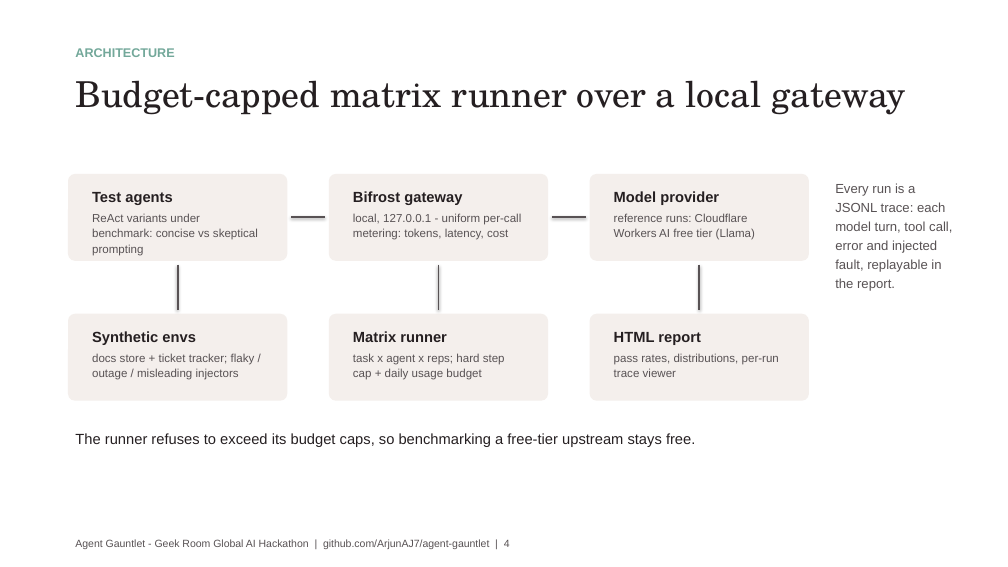
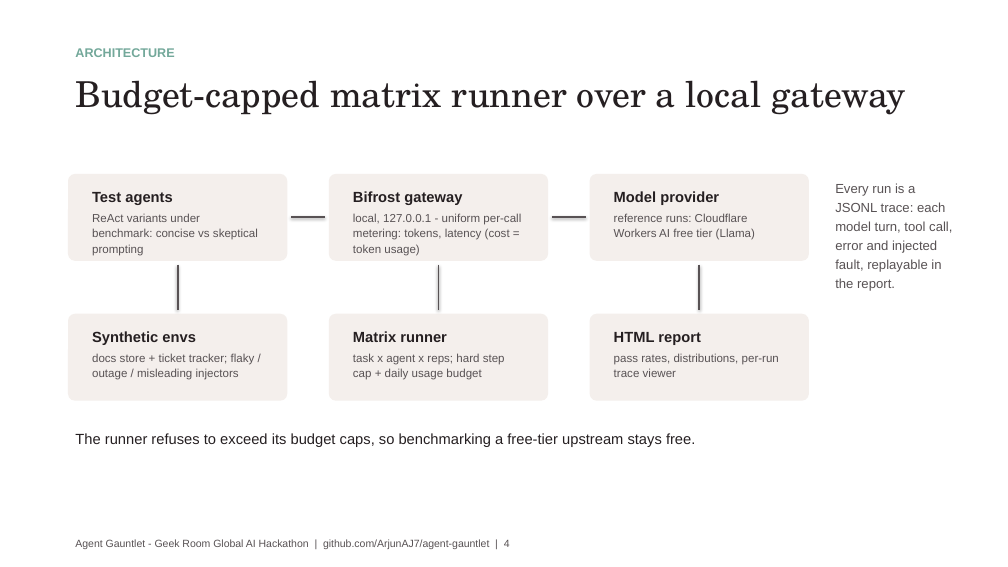
Before and after one commit to ArjunAJ7/agent-gauntlet, a slide deck: slide 4 of docs/AgentGauntlet-GeekRoom.pptx. Drawn at 1008x567 pixels with LibreOffice and Linux fonts; fonts in the diff are those of the drawing. Boxes give left, top, right and bottom in pixels: in the first picture for what was removed or moved away, otherwise in the second. Text is boxed around its words. In the diff, an @@ line names an element or a change of style, - is before the commit and + after.

Commit message:
Scope cost claims: token-metered cost, free-tier runs carry no paid spend

```diff
--- a/docs/AgentGauntlet-GeekRoom.pptx
+++ b/docs/AgentGauntlet-GeekRoom.pptx
@@ text at box(353, 213, 521, 256): text changed @@
-local, 127.0.0.1 - uniform per-call metering: tokens, latency, cost
+local, 127.0.0.1 - uniform per-call metering: tokens, latency (cost = token usage)
```
Also in this commit, not shown: 1 other slide changed, 1 other file.
